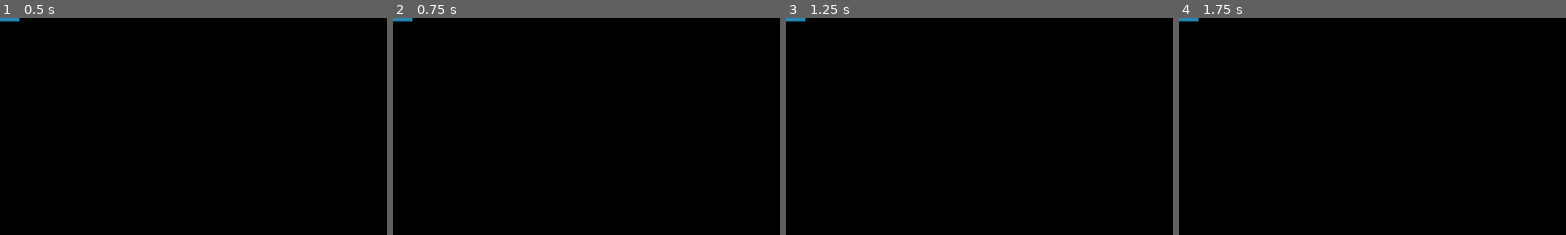
Above: before the commit, frames 1-4 (left to right).
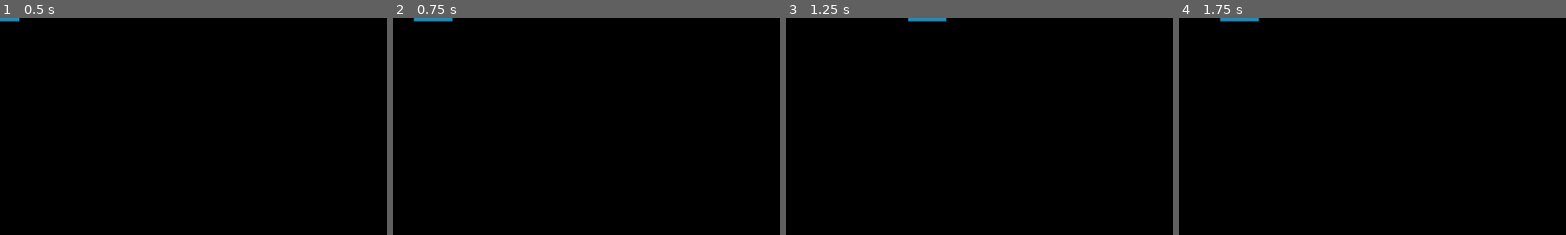
Above: after the commit, the same moments.

Repository: clayton14/simple-brick-breaker-pr
Game: Godot game, scene res://scenes_and_scripts/paddle.tscn
Same seed, same stepped clock (60 frames per second), same inputs: the game is played once before the commit and once after it.
Inputs:
- Up to frame 1 (0.5 s): no input
- Up to frame 2 (0.75 s): tap Enter at 0.5 s; hold Right (ui_right) from 0.53 s (still down)
- Up to frame 3 (1.25 s): keep holding Right (ui_right)
- Up to frame 4 (1.75 s): tap Space at 1.25 s; release Right (ui_right) at 1.28 s; hold Left (ui_left) from 1.28 s (still down)
The pictures show only the part of the screen within x 0-50%, y 0-50%; the shares and areas given below are measured in that part.

Frame 1 is identical in both runs. In frame 2, 0.3% of the frame differs, in the area x 0-16%, y 0-2%; in frame 3, 0.3%; in frame 4, 0.3%.

Commit message:
Paddle can now be moved

Diff:
--- /dev/null
+++ b/project/scenes_and_scripts/paddle.gd
@@ -0,0 +1,11 @@
+# SPDX-FileNotice: 🅭🄍1.0 This file was dedicated to the public domain using the CC0 1.0 Universal Public Domain Dedication <https://creativecommons.org/publicdomain/zero/1.0/>.
+# SPDX-FileContributor: Jason Yundt <swagfortress@gmail.com> (2021)
+# SPDX-FileType: SOURCE
+extends Node2D
+
+
+const MAX_SPEED := 500  # Unit: px/sec
+
+
+func _physics_process(delta):
+	position.x += Input.get_axis("ui_left", "ui_right") * MAX_SPEED * delta
--- a/project/scenes_and_scripts/paddle.tscn
+++ b/project/scenes_and_scripts/paddle.tscn
@@ -1,10 +1,13 @@
-[gd_scene load_steps=2 format=2]
+[gd_scene load_steps=3 format=2]
+
+[ext_resource path="res://scenes_and_scripts/paddle.gd" type="Script" id=1]
 
 [sub_resource type="RectangleShape2D" id=1]
 extents = Vector2( 48, 8 )
 
 [node name="Paddle" type="Area2D"]
 collision_layer = 0
+script = ExtResource( 1 )
 __meta__ = {
 "SPDX Metadata": "
 SPDX-FileNotice: 🅭🄍1.0 This file was dedicated to the public domain using the CC0 1.0 Universal Public Domain Dedication <https://creativecommons.org/publicdomain/zero/1.0/>.
